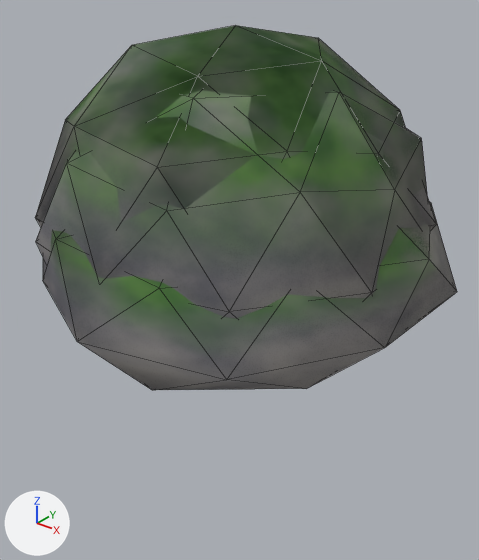
Before and after pictures for a commit that changed the glTF model public/models/boulder.glb.
Both versions are drawn from a camera (50 mm lens) standing at (1.117, -1.381, 0.911) and looking at (0.031, -0.023, 0.069). Every picture has the same lights, and +X, +Y and +Z are marked at lower left. The picture after the commit comes second. Mesh edges are drawn as thin lines.

Before the edit, the objects in view are built like this:
```python
me_boulder_b = bpy.data.meshes.new('boulder_b')
me_boulder_b.from_pydata(...)  # 42 vertices, 80 faces; spans x -0.589..0.589, y -0.591..0.591, z 0.0..0.448
me_boulder_b.materials.append(mat_mat_boulder_b)  # picture img_bake_boulder_b
me_boulder_b_mossy = bpy.data.meshes.new('boulder_b_mossy')
me_boulder_b_mossy.from_pydata(...)  # 42 vertices, 80 faces; spans x -0.589..0.589, y -0.591..0.591, z 0.0..0.448
me_boulder_b_mossy.materials.append(mat_mat_boulder_b_mossy)  # picture img_bake_boulder_b_mossy
me_boulder_c_mossy = bpy.data.meshes.new('boulder_c_mossy')
me_boulder_c_mossy.from_pydata(...)  # 42 vertices, 80 faces; spans x -0.509..0.509, y -0.479..0.479, z 0.0..0.757
me_boulder_c_mossy.materials.append(mat_mat_boulder_c_mossy)  # picture img_bake_boulder_c_mossy
ob_boulder_b = bpy.data.objects.new('boulder_b', me_boulder_b)
ob_boulder_b.location = (0.0, 0.0, 0.0)
ob_boulder_b_mossy = bpy.data.objects.new('boulder_b_mossy', me_boulder_b_mossy)
ob_boulder_b_mossy.location = (0.0, 0.0, 0.0)
ob_boulder_c_mossy = bpy.data.objects.new('boulder_c_mossy', me_boulder_c_mossy)
ob_boulder_c_mossy.location = (0.0, 0.0, 0.0)
# also in view: 'boulder_c' at (0.0, 0.0, 0.378); 'boulder_a_mossy' at (0.0, 0.0, 0.345); 'boulder_a' at (0.0, 0.0, 0.345)
```
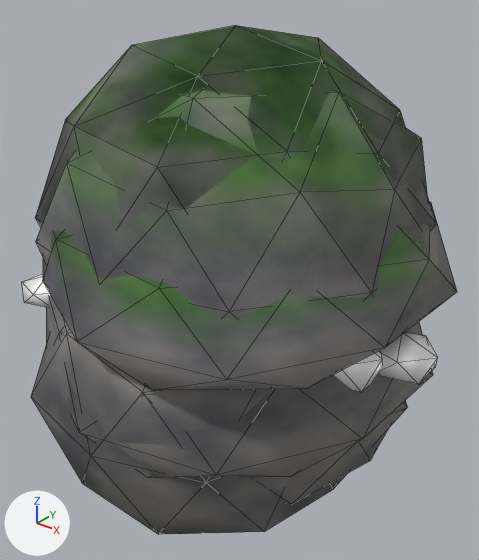
The edits, one by one:
Material 'mat_copper_ore' (mat_mat_copper_ore) is new.
Its base color is (1.0, 1.0, 1.0) (white #ffffff).
Its metallic is 0.45.
Material 'mat_boulder_c_copper.001' (mat_mat_boulder_c_copper_001) is new.
Its texture is img_bake_boulder_c.
Its roughness is 0.9.
Material 'mat_boulder_b_copper.001' (mat_mat_boulder_b_copper_001) is new.
Its texture is img_bake_boulder_b.
Its roughness is 0.9.
Material 'mat_boulder_a_copper.001' (mat_mat_boulder_a_copper_001) is new.
Its texture is img_bake_boulder_a.
Its roughness is 0.9.
Mesh me_boulder_c_copper is new.
It has 138 vertices, 240 faces and spans x -0.48..0.544, y -0.598..0.371, z -0.494..0.278.
Faces by material slot: [80, 160].
It uses material mat_mat_boulder_c_copper_001 (picture img_bake_boulder_c).
It uses material mat_mat_copper_ore (white #ffffff).
Mesh me_boulder_b_copper is new.
It has 138 vertices, 240 faces and spans x -0.617..0.633, y -0.599..0.583, z -0.267..0.205.
Faces by material slot: [80, 160].
It uses material mat_mat_boulder_b_copper_001 (picture img_bake_boulder_b).
It uses material mat_mat_copper_ore (white #ffffff).
Mesh me_boulder_a_copper is new.
It has 138 vertices, 240 faces and spans x -0.52..0.557, y -0.504..0.517, z -0.423..0.268.
Faces by material slot: [80, 160].
It uses material mat_mat_boulder_a_copper_001 (picture img_bake_boulder_a).
It uses material mat_mat_copper_ore (white #ffffff).
Object 'boulder_c_copper' (ob_boulder_c_copper) is new; it shows me_boulder_c_copper.
Its location is (0.0, 0.0, 0.0).
Object 'boulder_b_copper' (ob_boulder_b_copper) is new; it shows me_boulder_b_copper.
Its location is (0.0, 0.0, 0.0).
Object 'boulder_a_copper' (ob_boulder_a_copper) is new; it shows me_boulder_a_copper.
Its location is (0.0, 0.0, 0.0).

Location of each change, [x1, y1, x2, y2] in pixels of the pictures (479 x 560 px):
'boulder_c_copper', added
    after: [31, 316, 408, 534]
    faces in mat_mat_boulder_c_copper_001 (picture img_bake_boulder_c): [31, 316, 408, 534]
    faces in mat_mat_copper_ore (white #ffffff): [333, 351, 382, 392]
'boulder_b_copper', added
    after: [22, 274, 437, 478]
    faces in mat_mat_boulder_b_copper_001 (picture img_bake_boulder_b): [46, 295, 433, 478]
    faces in mat_mat_copper_ore (white #ffffff): [22, 274, 437, 384]
'boulder_a_copper', added
    after: [260, 420, 387, 504]
